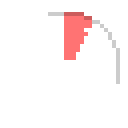
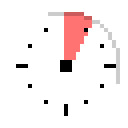
Two versions of the same layered image (128 × 128). Layer-by-layer changes:
added layer "Layer 4" above "Layer 2" over [16, 28, 116, 116]
